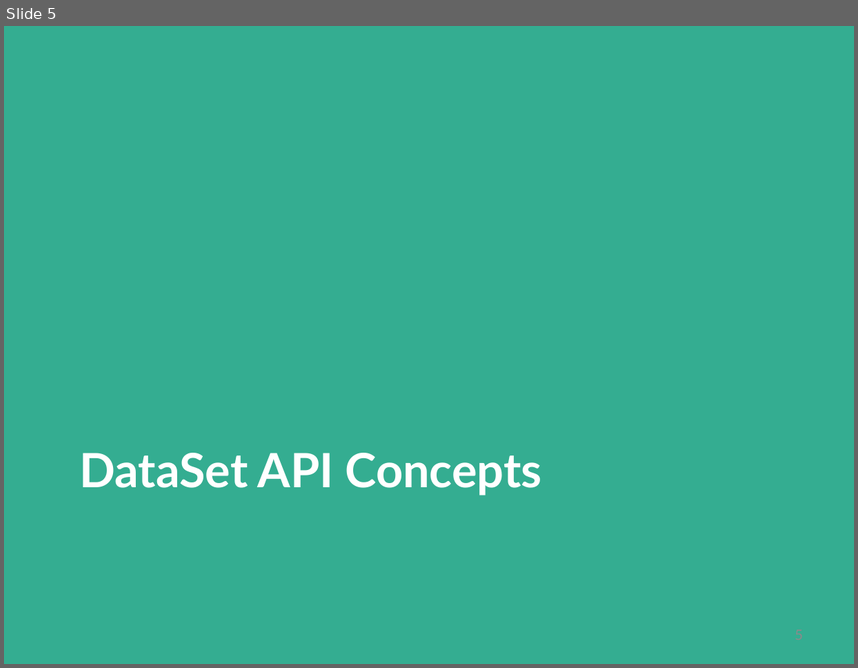
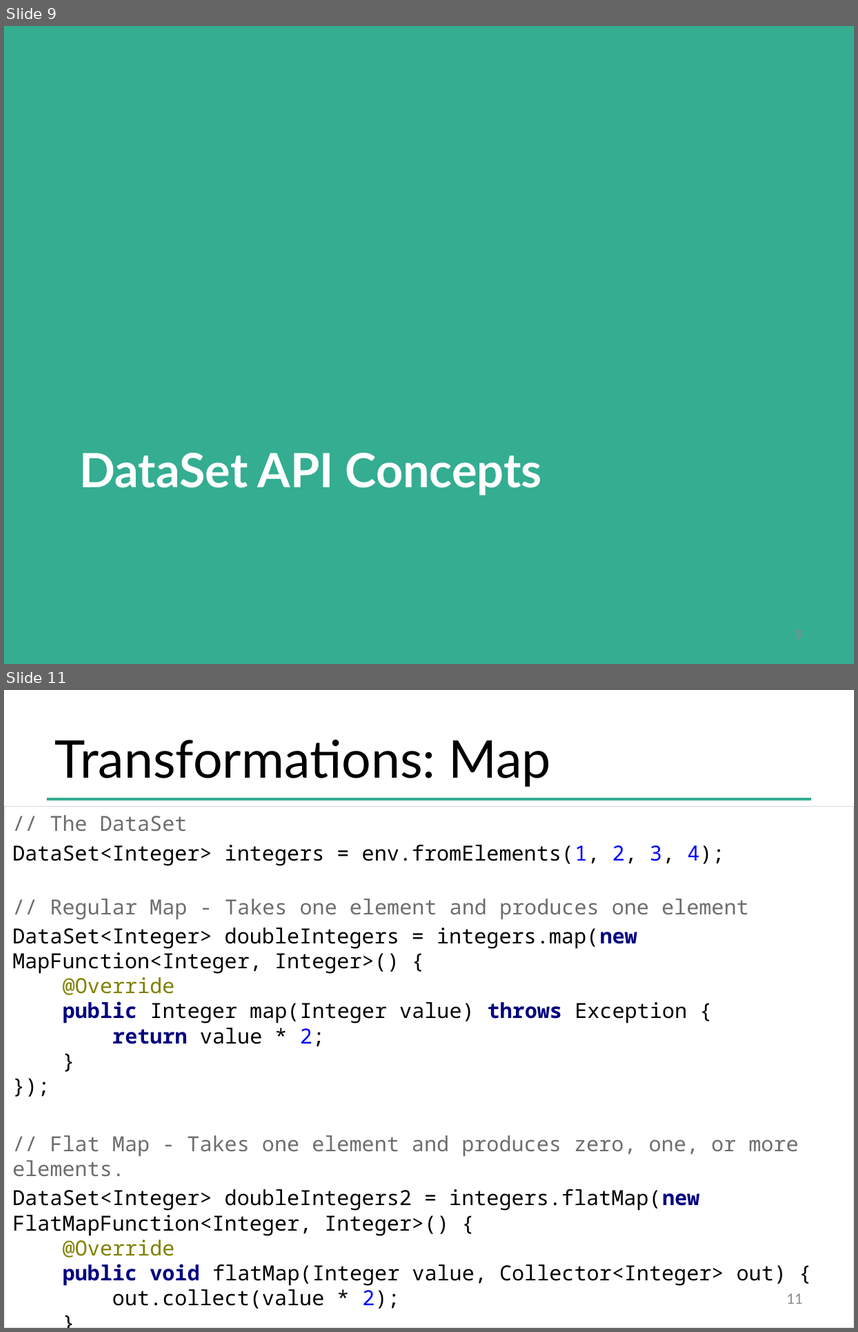
Before and after one commit to dataArtisans/flink-training-web, a slide deck: slides/flink_batch_basics.pptx. Shown one above the other, each under a label of ours: slide 5 before the commit, slides 9 and 11 after it; the slides between them are not shown. The pictures are 858x668 and 858x1332 pixels, drawn with LibreOffice and Linux fonts; fonts in the diff are those of the drawing; background and template pictures are left out. Boxes give left, top, right and bottom in pixels: in the first picture for what was removed or moved away, otherwise in the second. Text is boxed around its words. In the diff, an @@ line names an element or a change of style, - is before the commit and + after.

```diff
--- a/slides/flink_batch_basics.pptx
+++ b/slides/flink_batch_basics.pptx
@@ slide 11 added at (4, 690, 854, 1328), background #FFFFFF @@
@@ title added at (55, 740, 551, 787), 44 pt, text #000000 @@
+Transformations: Map
@@ text added at (4, 807, 854, 1328), outline #D9D9D9 0.75 pt, 17.6 pt, text #000000 @@
+// The DataSet
+DataSet<Integer> integers = env.fromElements(1, 2, 3, 4);
+// Regular Map - Takes one element and produces one element
+DataSet<Integer> doubleIntegers = integers.map(new MapFunction<Integer, Integer>() {
+@Override
+public Integer map(Integer value) throws Exception {
+return value * 2;
+}
+});
+// Flat Map - Takes one element and produces zero, one, or more elements.
+DataSet<Integer> doubleIntegers2 = integers.flatMap(new FlatMapFunction<Integer, Integer>() {
+@Override
+public void flatMap(Integer value, Collector<Integer> out) {
+out.collect(value * 2);
+}
+});
@@ line added from (47, 799) to (811, 799), #34AD91 2 pt @@
@@ page number added at (786, 1293, 803, 1303), 12 pt, text #8C8C8C @@
+11
@@ what was slide 5 is now slide 9 @@
```
Also in this commit, not shown: 6 slides changed, 15 other slides added.
